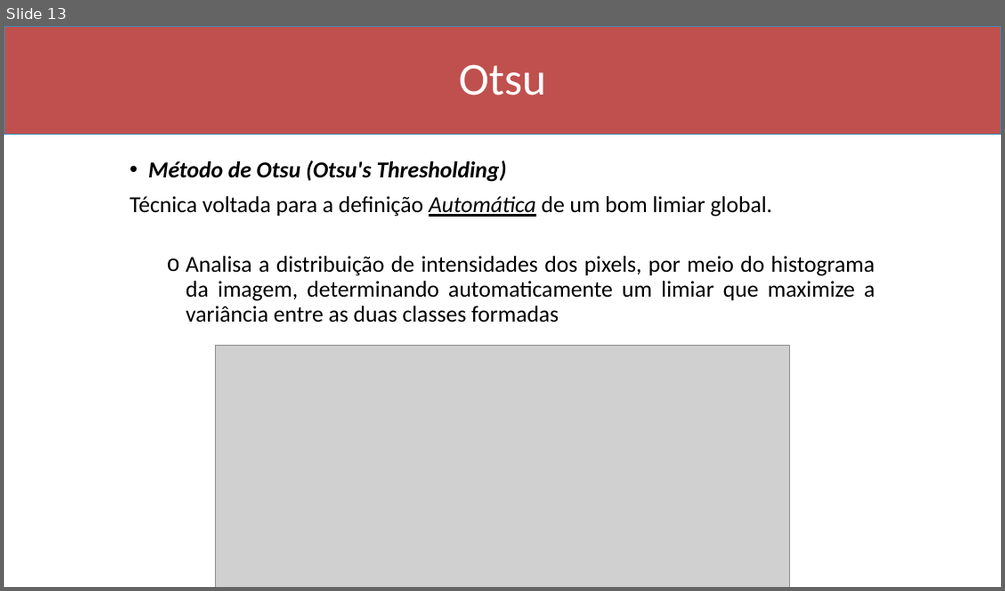
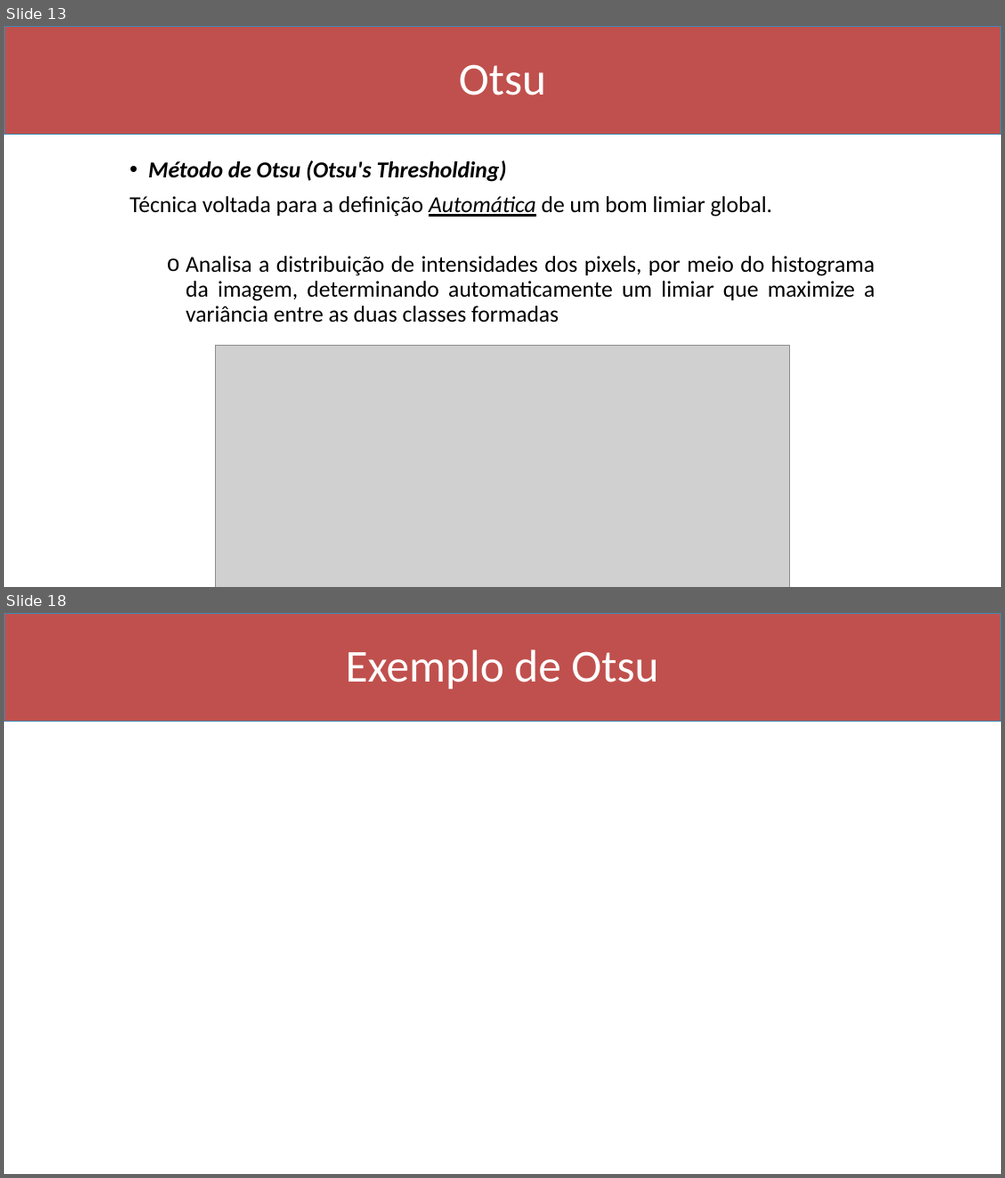
Before and after one commit to Marcio-Salmazo/Aulas, a slide deck: Processamento de Imagens/Slides/09 - Limiarizacao.pptx. Shown one above the other, each under a label of ours: slide 13 before the commit, slides 13 and 18 after it; the slides between them are not shown. The pictures are 1005x591 and 1005x1178 pixels, drawn with LibreOffice and Linux fonts; fonts in the diff are those of the drawing; grey boxes stand for pictures. Boxes give left, top, right and bottom in pixels: in the first picture for what was removed or moved away, otherwise in the second. Text is boxed around its words. In the diff, an @@ line names an element or a change of style, - is before the commit and + after.

```diff
--- a/Processamento de Imagens/Slides/09 - Limiarizacao.pptx
+++ b/Processamento de Imagens/Slides/09 - Limiarizacao.pptx
@@ slide 18 added at <box>4,613,1001,1174</box>, background #FFFFFF @@
@@ rectangle added at <box>4,613,1001,722</box>, fill #C0504D, outline #418AB3 1 pt @@
@@ title added at <box>346,649,658,690</box>, 44 pt, text #FFFFFF @@
+Exemplo de Otsu
```
Also in this commit, not shown: 2 slides changed, 3 other slides added, 1 slide removed, 1 other file.
